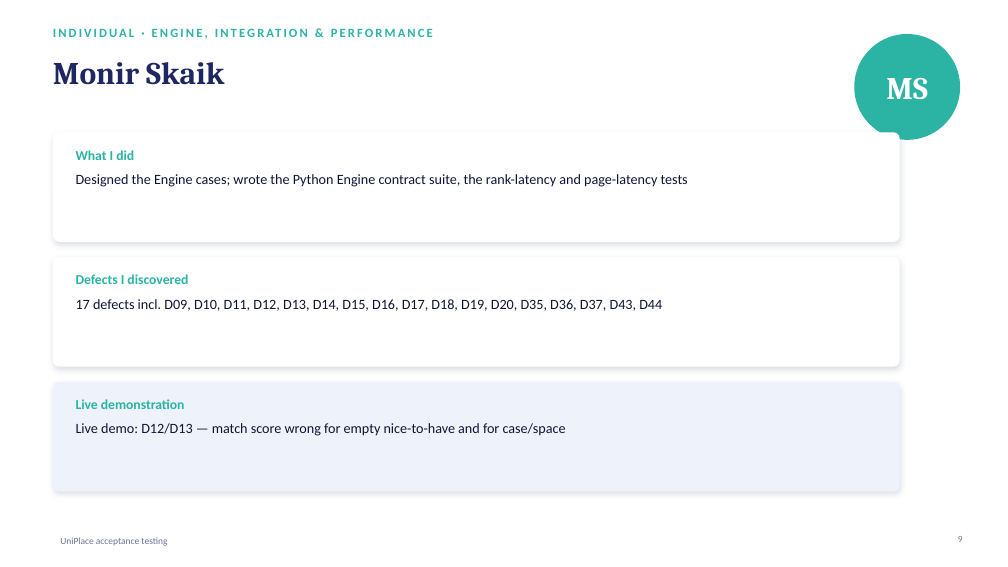
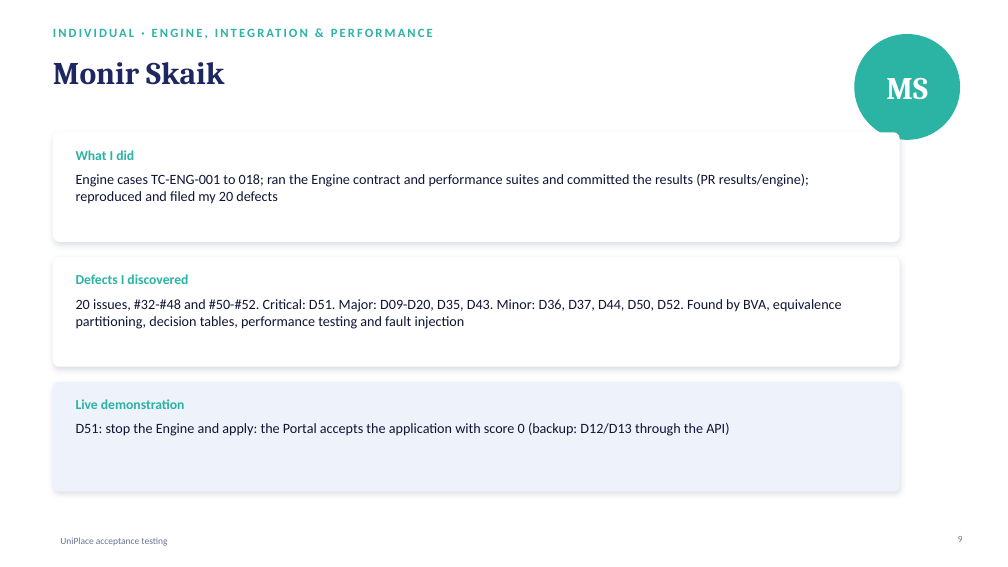
Before and after one commit to Khalil-Zakout/INFS4202, a slide deck: slide 9 of docs/presentation.pptx. Drawn at 1008x567 pixels with LibreOffice and Linux fonts; fonts in the diff are those of the drawing. Boxes give left, top, right and bottom in pixels: in the first picture for what was removed or moved away, otherwise in the second. Text is boxed around its words. In the diff, an @@ line names an element or a change of style, - is before the commit and + after.

Commit message:
Final QA update: D49-D52, GitHub issue numbers, Windows runner, Git workflow, cleanup

```diff
--- a/docs/presentation.pptx
+++ b/docs/presentation.pptx
@@ text at [76,174,809,204]: text changed @@
-Designed the Engine cases; wrote the Python Engine contract suite, the rank-latency and page-latency tests
+Engine cases TC-ENG-001 to 018; ran the Engine contract and performance suites and committed the results (PR results/engine); reproduced and filed my 20 defects
@@ text at [76,299,842,329]: text changed @@
-17 defects incl. D09, D10, D11, D12, D13, D14, D15, D16, D17, D18, D19, D20, D35, D36, D37, D43, D44
+20 issues, #32-#48 and #50-#52. Critical: D51. Major: D09-D20, D35, D43. Minor: D36, D37, D44, D50, D52. Found by BVA, equivalence partitioning, decision tables, performance testing and fault injection
@@ text at [76,423,729,436]: text changed @@
-Live demo: D12/D13 — match score wrong for empty nice-to-have and for case/space
+D51: stop the Engine and apply: the Portal accepts the application with score 0 (backup: D12/D13 through the API)
```
Also in this commit, not shown: 9 other slides changed, 49 other files.
